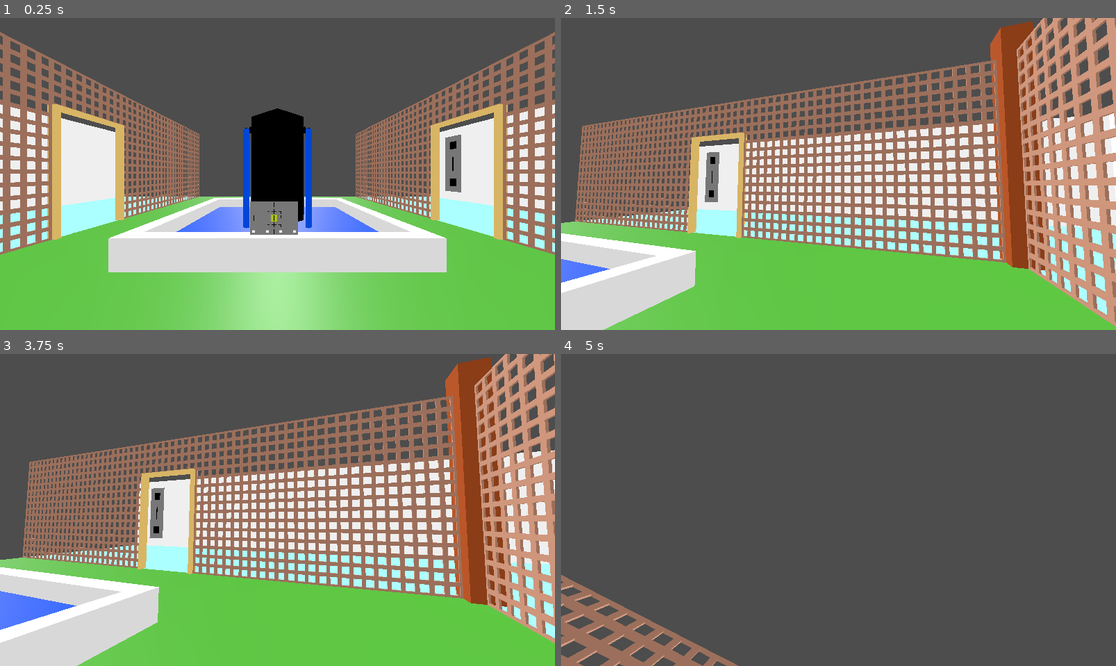
Above: before the commit, frames 1-4 (two rows, left to right).
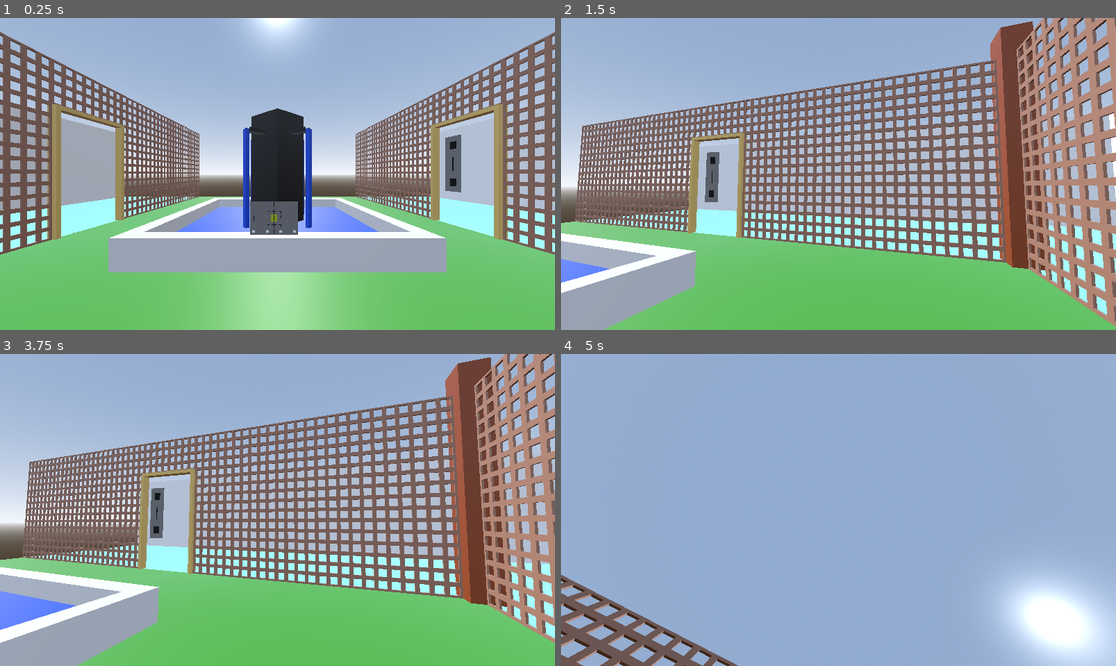
Above: after the commit, the same moments.

Repository: MarkRoss470/grid-puzzle-game
Game: Godot game, scene res://Main.tscn
The game is run twice, just before and just after one commit, with the same random seed, the same clock (stepped at 60 frames per second) and the same inputs.
Inputs (mouse positions are in pixels of both pictures, inside the frame that each line leads up to):
- Up to frame 1 (0.25 s): no input
- Up to frame 2 (1.5 s): tap Enter at 0.5 s; move the mouse to (866, 174) at 0.52 s; hold W (move_forward) 0.53-1.28 s; tap Space (free_mouse) at 0.6 s; click (866, 174) at 0.67 s; tap R (reset) at 1.25 s; move the mouse to (727, 189) at 1.27 s; hold S (move_backward) from 1.28 s (still down); tap Ctrl (run) at 1.35 s
- Up to frame 3 (3.75 s): tap R (reset) at 2, 2.75, 3.5 s; move the mouse to (333, 441) at 2.02 s; release S (move_backward) at 2.03 s; hold D (move_right) 2.03-2.78 s; tap X at 2.1 s; move the mouse to (249, 572) at 2.77 s; hold W (move_forward) 2.78-3.53 s; tap Y at 2.85 s; click (249, 572) at 2.92 s; move the mouse to (444, 556) at 3.52 s; hold A (move_left) from 3.53 s (still down); tap Space (free_mouse) at 3.6 s
- Up to frame 4 (5 s): move the mouse to (794, 506) at 4.27 s; release A (move_left) at 4.28 s; hold W (move_forward) from 4.28 s (still down); tap Ctrl (run) at 4.35 s

The runs differ from the first frame. In frame 1, 83% of the frame differs, in the area x 0-100%, y 0-100%; in frame 2, 89%; in frame 3, 90%; in frame 4, 100%.

Commit message:
Updated skybox to look nicer

Diff:
--- a/Main.tscn
+++ b/Main.tscn
@@ -142,10 +142,16 @@
 [sub_resource type="BoxShape3D" id="47"]
 size = Vector3(5, 2, 5)
 
+[sub_resource type="ProceduralSkyMaterial" id="ProceduralSkyMaterial_8xkuk"]
+
+[sub_resource type="Sky" id="Sky_ryqrm"]
+sky_material = SubResource("ProceduralSkyMaterial_8xkuk")
+
 [sub_resource type="Environment" id="Environment_j8joh"]
 background_mode = 2
-background_energy_multiplier = 1.09
-ambient_light_color = Color(1, 1, 1, 1)
+background_energy_multiplier = 1.48
+sky = SubResource("Sky_ryqrm")
+ambient_light_color = Color(0.724643, 0.724643, 0.724643, 1)
 ambient_light_energy = 0.86
 
 [node name="Node3D" type="Node3D"]
@@ -166,13 +172,6 @@
 transform = Transform3D(1, 0, 0, 0, 1, 0, 0, 0, 1, 0, -0.05, 0)
 current = true
 
-[node name="TestPuzzle" type="Node3D" parent="." node_paths=PackedStringArray("instance")]
-transform = Transform3D(0.1, 0, 0, 0, 0.1, 0, 0, 0, 0.1, -0.35, 1, 0)
-script = ExtResource("2")
-puzzle = [7.0, 5.0, 3.0, 2.0, 1.0, [[[1, 0, 0], [1, 0, 3], [4, 0, 2], [1, 0, 1], [7, 1, 1]], [[1, 0, 1], [1, 0, 1], [3, 0, 1], [4, 0, 2], [4, 0, 2]], [[1, 0, 0], [3, 0, 1], [3, 0, 3], [3, 0, 1], [7, 1, 0]], [[4, 0, 0], [6, 0, 1], [4, 0, 0], [6, 0, 1], [4, 0, 0]], [[1, 0, 0], [3, 0, 2], [3, 0, 0], [3, 0, 2], [7, 1, 0]], [[1, 0, 0], [1, 0, 0], [3, 0, 2], [4, 0, 2], [4, 0, 2]], [[1, 0, 0], [1, 0, 0], [4, 0, 0], [1, 0, 0], [7, 1, 0]]]]
-check_intermediate = true
-instance = NodePath("../Tile")
-
 [node name="Tile" type="Node3D" parent="."]
 transform = Transform3D(1, 0, 0, 0, 1, 0, 0, 0, 1, 0, 0, 0.0313179)
 visible = false
@@ -255,6 +254,13 @@
 transform = Transform3D(1, 0, 0, 0, 1, 0, 0, 0, 1, 0, 0, -2.5)
 shape = SubResource("47")
 
+[node name="Final Puzzle" type="Node3D" parent="Courtyard" node_paths=PackedStringArray("instance")]
+transform = Transform3D(0.1, 0, 0, 0, 0.1, 0, 0, 0, 0.1, -0.35, 1, 0)
+script = ExtResource("2")
+puzzle = [7.0, 5.0, 3.0, 2.0, 1.0, [[[1, 0, 0], [1, 0, 3], [4, 0, 2], [1, 0, 1], [7, 1, 1]], [[1, 0, 1], [1, 0, 1], [3, 0, 1], [4, 0, 2], [4, 0, 2]], [[1, 0, 0], [3, 0, 1], [3, 0, 3], [3, 0, 1], [7, 1, 0]], [[4, 0, 0], [6, 0, 1], [4, 0, 0], [6, 0, 1], [4, 0, 0]], [[1, 0, 0], [3, 0, 2], [3, 0, 0], [3, 0, 2], [7, 1, 0]], [[1, 0, 0], [1, 0, 0], [3, 0, 2], [4, 0, 2], [4, 0, 2]], [[1, 0, 0], [1, 0, 0], [4, 0, 0], [1, 0, 0], [7, 1, 0]]]]
+check_intermediate = true
+instance = NodePath("../../Tile")
+
 [node name="Puzzles" type="Node3D" parent="Courtyard"]
 
 [node name="Tutorial" type="Node3D" parent="Courtyard/Puzzles"]
Not shown: 1 places in Main.tscn that only renumber resources
